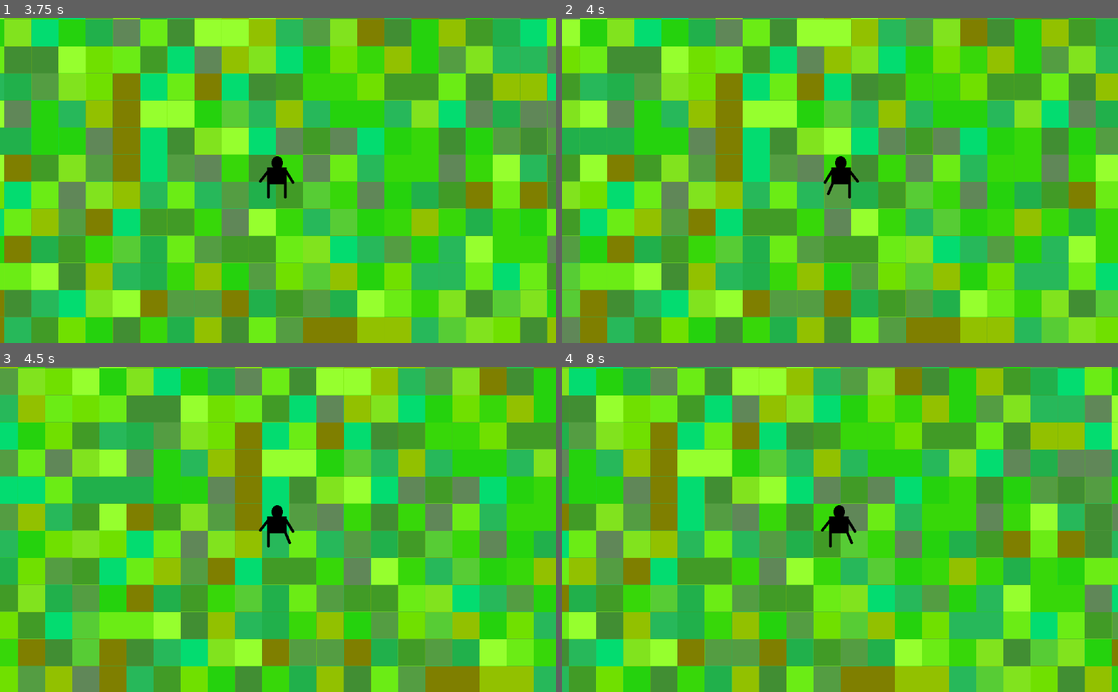
Above: before the commit, frames 1-4 (two rows, left to right).
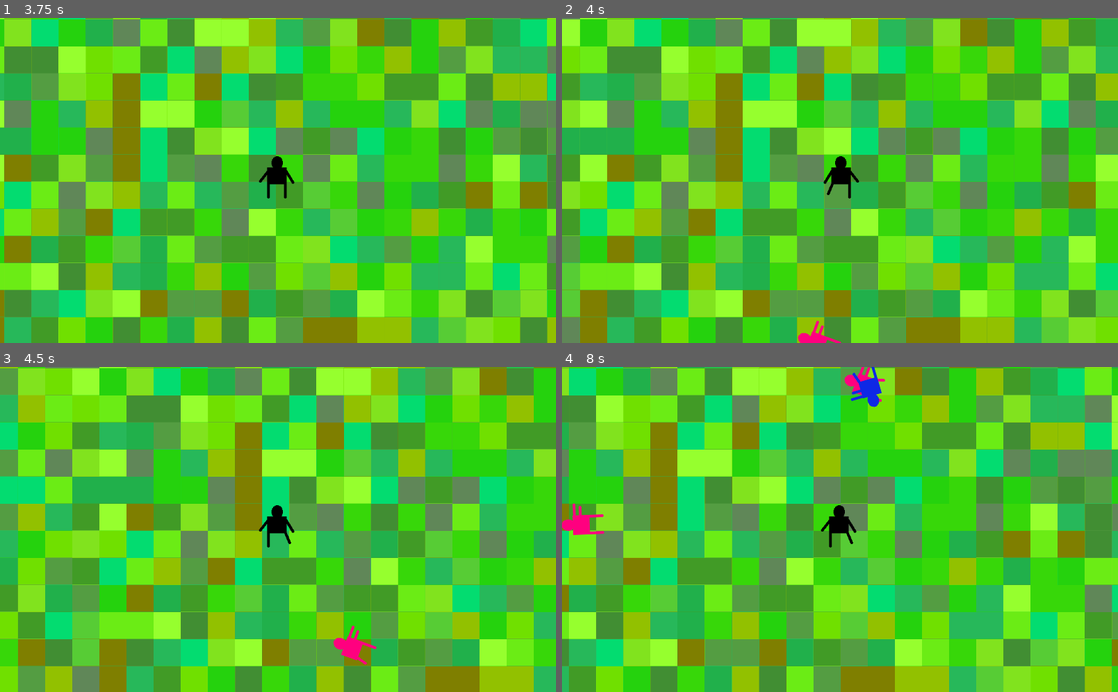
Above: after the commit, the same moments.

Repository: Matyjash/Student-Survivors
Game: Godot game, scene res://scenes/Background.tscn
Two runs of this game, one before a commit and one after it. Both use one fixed random seed, a clock stepped at 60 frames per second and the inputs below. Before the commit the project has no main scene; this scene is started directly in both runs.
Inputs:
- Up to frame 1 (3.75 s): tap Enter at 0.5 s; hold D (move_right) 0.53-1.28 s; hold S (move_down) 1.28-2.03 s; hold D (move_right) 2.03-2.78 s; hold W (move_up) 2.78-3.53 s; hold A (move_left) from 3.53 s (still down)
- Up to frame 2 (4 s): keep holding A (move_left)
- Up to frame 3 (4.5 s): keep holding A (move_left)
- Up to frame 4 (8 s): release A (move_left) at 5.03 s; hold S (move_down) 5.03-5.78 s; hold D (move_right) 5.78-6.53 s; hold W (move_up) 6.53-7.28 s; hold D (move_right) from 7.28 s (still down)

Frame 1 is identical in both runs. In frame 2, 0.2% of the frame differs, in the area x 42-51%, y 93-100%; in frame 3, 0.3%; in frame 4, 0.8%, in the area x 0-59%, y 0-52%.

Commit message:
Basic mob spawn
Added basic mob spawning
- mobs spawn around te start rect
- they doesnt follow the player yet
- the spawn rect doesn't follow players location yet

Diff:
--- a/project.godot
+++ b/project.godot
@@ -11,6 +11,7 @@
 [application]
 
 config/name="Student Survivors"
+run/main_scene="res://scenes/Background.tscn"
 config/icon="res://icon.png"
 
 [display]
--- /dev/null
+++ b/scenes/Background.gd
@@ -0,0 +1,46 @@
+extends Node2D
+
+export(PackedScene) var mob_scene
+
+func _ready():
+	randomize()
+	new_game()
+	pass
+
+
+func _on_Player_hit():
+	$MobSpawnTimer.stop()
+
+func new_game():
+	$Player.start()
+	$StartTimer.start()
+
+#tworznie nowego moba co okreśolną ilość czasu
+func _on_MobSpawnTimer_timeout():
+	$MobPath.position.x = $Player.position.x - 300
+	$MobPath.position.y = $Player.position.y + 200
+	$MobPath/MobSpawnLocation.position = $MobPath.position
+
+	var mob = mob_scene.instance()
+
+	var mob_spawn_location = get_node("MobPath/MobSpawnLocation")
+	mob_spawn_location.offset = randi()
+
+	var direction = mob_spawn_location.rotation + PI /2
+
+	mob.position = mob_spawn_location.position
+	direction += rand_range(-PI /4 , PI/4)
+	mob.rotation = direction
+
+	var velocity = Vector2(rand_range(150.0, 250.0), 0.0)
+	mob.linear_velocity = velocity.rotated(direction)
+
+	add_child(mob)
+
+
+func _on_StartTimer_timeout():
+	$MobSpawnTimer.start()
+
+
+func _on_Player_player_position_changed():
+	print($MobPath.position)
--- a/scenes/Background.tscn
+++ b/scenes/Background.tscn
@@ -1,7 +1,9 @@
-[gd_scene load_steps=4 format=2]
+[gd_scene load_steps=7 format=2]
 
 [ext_resource path="res://assets/map/tiles.png" type="Texture" id=1]
 [ext_resource path="res://scenes/Player.tscn" type="PackedScene" id=2]
+[ext_resource path="res://scenes/Zombie1.tscn" type="PackedScene" id=3]
+[ext_resource path="res://scenes/Background.gd" type="Script" id=4]
 
 [sub_resource type="TileSet" id=1]
 0/name = "tiles.png 0"
@@ -26,7 +28,14 @@
 0/shapes = [  ]
 0/z_index = 0
 
+[sub_resource type="Curve2D" id=2]
+_data = {
+"points": PoolVector2Array( 0, 0, 0, 0, 0, 0, 0, 0, 0, 0, 1000, 0, 0, 0, 0, 0, 1000, 600, 0, 0, 0, 0, 0, 600, 0, 0, 0, 0, 0, 0 )
+}
+
 [node name="Background" type="Node2D"]
+script = ExtResource( 4 )
+mob_scene = ExtResource( 3 )
 
 [node name="TileMap" type="TileMap" parent="."]
 tile_set = SubResource( 1 )
@@ -39,3 +48,20 @@
 
 [node name="Camera2D" type="Camera2D" parent="Player"]
 current = true
+
+[node name="MobSpawnTimer" type="Timer" parent="."]
+wait_time = 2.0
+
+[node name="StartTimer" type="Timer" parent="."]
+wait_time = 2.0
+one_shot = true
+
+[node name="MobPath" type="Path2D" parent="."]
+curve = SubResource( 2 )
+
+[node name="MobSpawnLocation" type="PathFollow2D" parent="MobPath"]
+
+[connection signal="hit" from="Player" to="." method="_on_Player_hit"]
+[connection signal="player_position_changed" from="Player" to="." method="_on_Player_player_position_changed"]
+[connection signal="timeout" from="MobSpawnTimer" to="." method="_on_MobSpawnTimer_timeout"]
+[connection signal="timeout" from="StartTimer" to="." method="_on_StartTimer_timeout"]
--- a/scenes/Player.tscn
+++ b/scenes/Player.tscn
@@ -25,6 +25,8 @@
 
 [node name="AnimatedSprite" type="AnimatedSprite" parent="."]
 frames = SubResource( 1 )
+frame = 1
+playing = true
 
 [node name="CollisionShape2D" type="CollisionShape2D" parent="."]
 shape = SubResource( 2 )
--- /dev/null
+++ b/scenes/Zombie1.gd
@@ -0,0 +1,14 @@
+extends RigidBody2D
+
+
+
+func _ready():
+	randomize()
+	$AnimatedSprite.playing = true
+	var mob_types = $AnimatedSprite.frames.get_animation_names()
+	$AnimatedSprite.animation = mob_types[randi() % mob_types.size()]
+	pass # Replace with function body.
+
+#do poprawy, screen jest niekończony
+func _on_VisibilityNotifier2D_screen_exited():
+	queue_free()
--- /dev/null
+++ b/scenes/Zombie1.tscn
@@ -0,0 +1,53 @@
+[gd_scene load_steps=13 format=2]
+
+[ext_resource path="res://assets/zombie1/zombie2_2.png" type="Texture" id=1]
+[ext_resource path="res://assets/zombie1/zombie2_1.png" type="Texture" id=2]
+[ext_resource path="res://assets/zombie1/zombie3_2.png" type="Texture" id=3]
+[ext_resource path="res://assets/zombie1/zombie3_3.png" type="Texture" id=4]
+[ext_resource path="res://assets/zombie1/zombie1_2.png" type="Texture" id=5]
+[ext_resource path="res://assets/zombie1/zombie1_3.png" type="Texture" id=6]
+[ext_resource path="res://assets/zombie1/zombie1_1.png" type="Texture" id=7]
+[ext_resource path="res://assets/zombie1/zombie2_3.png" type="Texture" id=8]
+[ext_resource path="res://assets/zombie1/zombie3_1.png" type="Texture" id=9]
+[ext_resource path="res://scenes/Zombie1.gd" type="Script" id=10]
+
+[sub_resource type="SpriteFrames" id=1]
+animations = [ {
+"frames": [ ExtResource( 7 ), ExtResource( 5 ), ExtResource( 6 ) ],
+"loop": true,
+"name": "variant1",
+"speed": 5.0
+}, {
+"frames": [ ExtResource( 9 ), ExtResource( 3 ), ExtResource( 4 ) ],
+"loop": true,
+"name": "variant3",
+"speed": 5.0
+}, {
+"frames": [ ExtResource( 2 ), ExtResource( 1 ), ExtResource( 8 ) ],
+"loop": true,
+"name": "variant2",
+"speed": 5.0
+} ]
+
+[sub_resource type="CapsuleShape2D" id=2]
+radius = 21.0
+height = 22.0
+
+[node name="Zombie1" type="RigidBody2D"]
+collision_mask = 0
+gravity_scale = 0.0
+script = ExtResource( 10 )
+__meta__ = {
+"_edit_group_": true
+}
+
+[node name="AnimatedSprite" type="AnimatedSprite" parent="."]
+frames = SubResource( 1 )
+animation = "variant3"
+frame = 1
+playing = true
+
+[node name="VisibilityNotifier2D" type="VisibilityNotifier2D" parent="."]
+
+[node name="CollisionShape2D" type="CollisionShape2D" parent="."]
+shape = SubResource( 2 )
--- a/scripts/Player.gd
+++ b/scripts/Player.gd
@@ -1,6 +1,7 @@
 extends Area2D
 
 signal hit
+signal player_position_changed
 export var speed = 300
 var screen_size
 var count = 0
@@ -9,6 +10,10 @@
 func _ready():
 	screen_size = get_viewport_rect().size
 	background_tiles = get_parent().get_node("TileMap")
+
+func start():
+	show()
+	$CollisionShape2D.disabled = false
 
 func set_cell(tilemap, x, y, id):
 	tilemap.set_cell(x, y, id, false, false, false, get_subtile_with_priority(id, tilemap))
@@ -62,12 +67,14 @@
 
 	if velocity.length() > 0:
 		velocity = velocity.normalized() * speed
+		emit_signal("player_position_changed")
 		$AnimatedSprite.play()
 	else:
 		$AnimatedSprite.stop()
 		$AnimatedSprite.set_frame(0)
 
 	position += velocity * delta
+
 	#blokowanie wyjścia poza ekran (poki co)
 	#position.x = clamp(position.x, 0, screen_size.x)
 	#position.y = clamp(position.y, 0, screen_size.y)
Binary file added: assets/zombie1/zombie1_1.png
Not shown, added: assets/zombie1/zombie1_1.png.import
Binary file added: assets/zombie1/zombie1_2.png
Not shown, added: assets/zombie1/zombie1_2.png.import
Binary file added: assets/zombie1/zombie1_3.png
Not shown, added: assets/zombie1/zombie1_3.png.import
Binary file added: assets/zombie1/zombie2_1.png
Not shown, added: assets/zombie1/zombie2_1.png.import
Binary file added: assets/zombie1/zombie2_2.png
Not shown, added: assets/zombie1/zombie2_2.png.import
Binary file added: assets/zombie1/zombie2_3.png
Not shown, added: assets/zombie1/zombie2_3.png.import
(and 6 more such lines)
